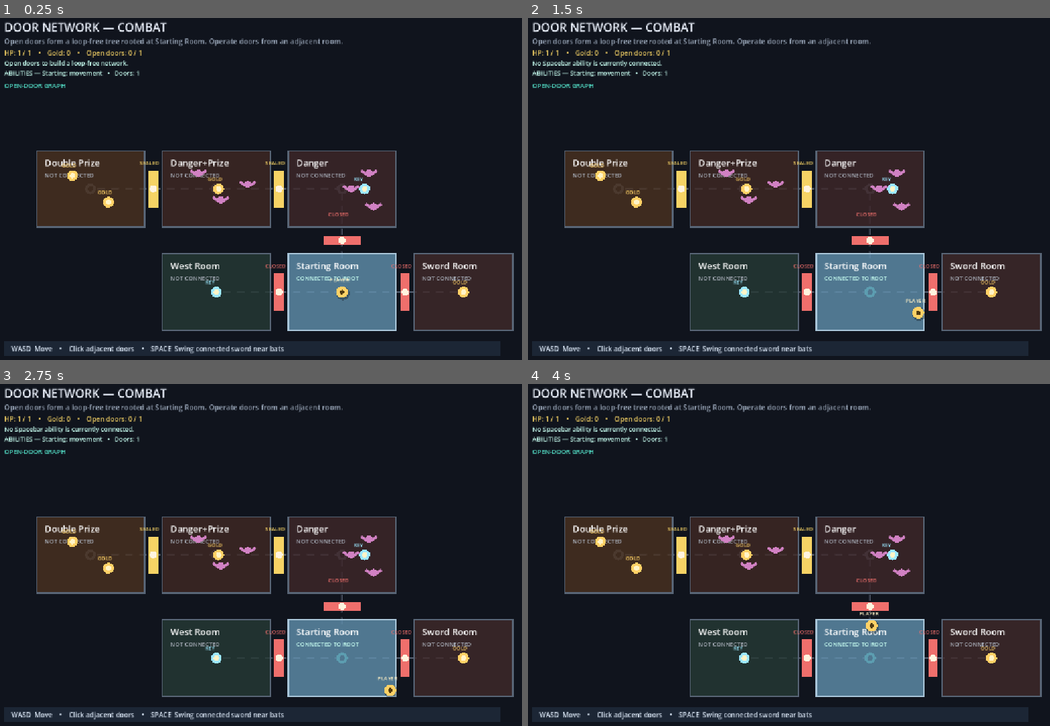
Above: before the commit, frames 1-4 (two rows, left to right).
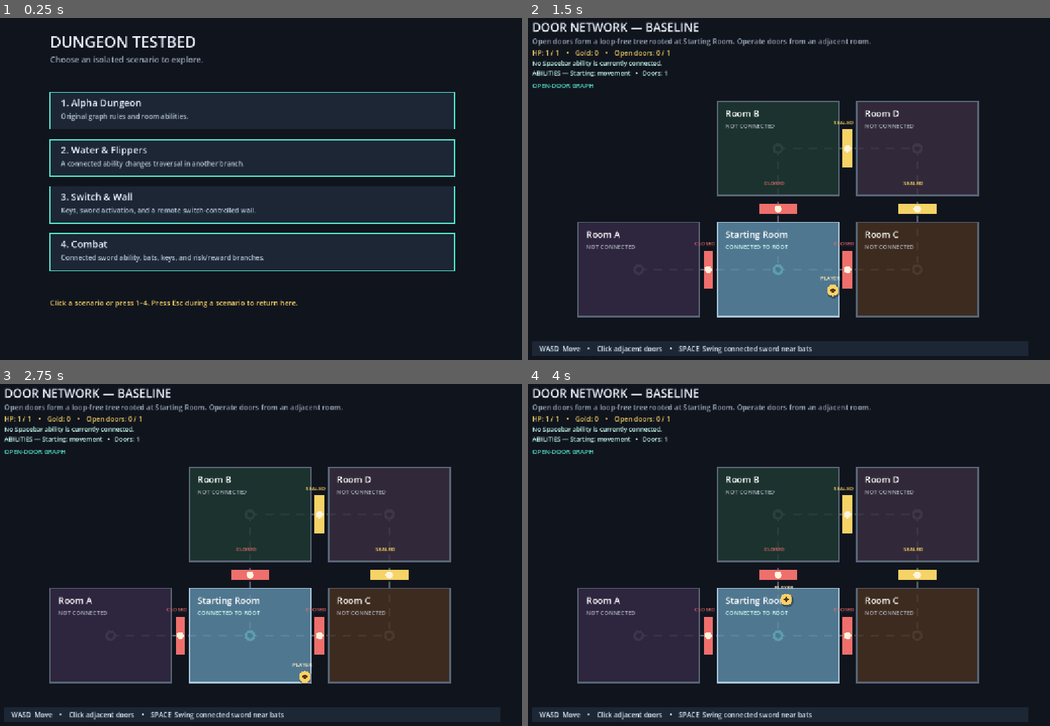
Above: after the commit, the same moments.

Repository: Gammapod/TreeMockup
Game: Godot game, scene res://Dungeon.tscn
Same seed, same stepped clock (60 frames per second), same inputs: the game is played once before the commit and once after it.
Inputs (mouse positions are in pixels of both pictures, inside the frame that each line leads up to):
- Up to frame 1 (0.25 s): no input
- Up to frame 2 (1.5 s): tap Enter at 0.5 s; move the mouse to (898, 168) at 0.52 s; hold D 0.53-1.28 s; tap 1 at 0.6 s; click (898, 168) at 0.67 s; tap Space at 0.77 s; tap 2 at 0.8, 1.35 s; move the mouse to (674, 206) at 1.27 s; hold S from 1.28 s (still down); click (674, 206) at 1.42 s
- Up to frame 3 (2.75 s): tap Space at 1.52, 2 s; tap 3 at 1.55, 2.1 s; move the mouse to (307, 472) at 2.02 s; release S at 2.03 s; hold D from 2.03 s (still down); click (307, 472) at 2.17 s; tap 4 at 2.3 s
- Up to frame 4 (4 s): tap Enter at 2.75 s; move the mouse to (752, 623) at 2.77 s; release D at 2.78 s; hold W 2.78-3.53 s; tap 4 at 2.85 s; click (752, 623) at 2.92 s; tap Space at 3.02, 3.77 s; tap 1 at 3.05, 3.6 s; move the mouse to (940, 606) at 3.52 s; hold A from 3.53 s (still down); click (940, 606) at 3.67 s; tap 2 at 3.8 s

The runs differ from the first frame. In frame 1, 34% of the frame differs, in the area x 0-99%, y 1-99%; in frame 2, 45%; in frame 3, 45%, in the area x 6-99%, y 1-92%; in frame 4, 45%.

Commit message:
scenario menu

Diff:
--- a/Dungeon.gd
+++ b/Dungeon.gd
@@ -4,24 +4,34 @@
 const PLAYER_SPEED: float = 230.0
 const DOOR_HALF_WIDTH: float = 42.0
 const SWORD_RANGE: float = 80.0
+const BASELINE_SCENARIO_SCRIPT: Script = preload("res://scenarios/baseline_scenario.gd")
+const WATER_FLIPPERS_SCENARIO_SCRIPT: Script = preload("res://scenarios/water_flippers_scenario.gd")
+const SWITCH_SCENARIO_SCRIPT: Script = preload("res://scenarios/switch_scenario.gd")
 const COMBAT_SCENARIO_SCRIPT: Script = preload("res://scenarios/combat_scenario.gd")
 const DUNGEON_MODEL_SCRIPT: Script = preload("res://scripts/dungeon_model.gd")
 
 var scenario
 var model
-var player_position: Vector2 = Vector2(800, 635)
+var player_position: Vector2 = Vector2.ZERO
 var font: Font
 var status_message: String = "Open doors to build a loop-free network."
 var flash_time: float = 0.0
 var sword_swing_time: float = 0.0
+var in_menu: bool = true
+var scenario_entries: Array = [
+	{"title": "Alpha Dungeon", "description": "Original graph rules and room abilities.", "script": BASELINE_SCENARIO_SCRIPT},
+	{"title": "Water & Flippers", "description": "A connected ability changes traversal in another branch.", "script": WATER_FLIPPERS_SCENARIO_SCRIPT},
+	{"title": "Switch & Wall", "description": "Keys, sword activation, and a remote switch-controlled wall.", "script": SWITCH_SCENARIO_SCRIPT},
+	{"title": "Combat", "description": "Connected sword ability, bats, keys, and risk/reward branches.", "script": COMBAT_SCENARIO_SCRIPT},
+]
 
 func _ready() -> void:
 	font = ThemeDB.fallback_font
-	scenario = COMBAT_SCENARIO_SCRIPT.new().create()
-	model = DUNGEON_MODEL_SCRIPT.new(scenario)
 	queue_redraw()
 
 func _process(delta: float) -> void:
+	if in_menu:
+		return
 	if model.update_enemies(delta, player_position):
 		status_message = "A bat hit you!"
 		queue_redraw()
@@ -40,6 +50,13 @@
 		queue_redraw()
 
 func _input(event: InputEvent) -> void:
+	if in_menu:
+		_handle_menu_input(event)
+		return
+	if event is InputEventKey and event.keycode == KEY_ESCAPE and event.pressed and not event.echo:
+		in_menu = true
+		queue_redraw()
+		return
 	if event is InputEventKey and event.keycode == KEY_SPACE and event.pressed and not event.echo:
 		if model.capabilities.has_action("sword"):
 			sword_swing_time = 0.18
@@ -57,6 +74,37 @@
 				status_message = _toggle_message(door.id, model.try_toggle_door(door.id))
 				queue_redraw()
 				return
+
+func _handle_menu_input(event: InputEvent) -> void:
+	if event is InputEventKey and event.pressed and not event.echo:
+		var index: int = -1
+		match event.keycode:
+			KEY_1: index = 0
+			KEY_2: index = 1
+			KEY_3: index = 2
+			KEY_4: index = 3
+		if index >= 0:
+			_load_scenario(index)
+			return
+	if event is InputEventMouseButton and event.button_index == MOUSE_BUTTON_LEFT and event.pressed:
+		for index: int in range(scenario_entries.size()):
+			if _menu_entry_rect(index).has_point(event.position):
+				_load_scenario(index)
+				return
+
+func _load_scenario(index: int) -> void:
+	var scenario_factory = scenario_entries[index].script.new()
+	scenario = scenario_factory.create()
+	model = DUNGEON_MODEL_SCRIPT.new(scenario)
+	player_position = scenario.rooms[model.player_room].bounds.get_center()
+	status_message = "Scenario loaded: %s" % scenario.name
+	flash_time = 0.0
+	sword_swing_time = 0.0
+	in_menu = false
+	queue_redraw()
+
+func _menu_entry_rect(index: int) -> Rect2:
+	return Rect2(150, 190 + index * 105, 900, 82)
 
 func _move_player(amount: Vector2) -> void:
 	for door in scenario.doors.values():
@@ -141,6 +189,9 @@
 
 func _draw() -> void:
 	draw_rect(Rect2(0, 0, 1200, 800), Color("10141d"))
+	if in_menu:
+		_draw_menu()
+		return
 	_draw_header()
 	_draw_open_door_graph()
 	for room in scenario.rooms.values():
@@ -155,6 +206,18 @@
 		_draw_enemy(enemy_definition)
 	_draw_player()
 	_draw_help()
+
+func _draw_menu() -> void:
+	draw_string(font, Vector2(150, 90), "DUNGEON TESTBED", HORIZONTAL_ALIGNMENT_LEFT, -1, 34, Color("eef4ff"))
+	draw_string(font, Vector2(150, 124), "Choose an isolated scenario to explore.", HORIZONTAL_ALIGNMENT_LEFT, -1, 18, Color("9ba8ba"))
+	for index: int in range(scenario_entries.size()):
+		var entry = scenario_entries[index]
+		var rect: Rect2 = _menu_entry_rect(index)
+		draw_rect(rect, Color("1c2635"), true)
+		draw_rect(rect, Color("55e6cd"), false, 2)
+		draw_string(font, rect.position + Vector2(24, 31), "%d. %s" % [index + 1, entry.title], HORIZONTAL_ALIGNMENT_LEFT, -1, 21, Color("eef4ff"))
+		draw_string(font, rect.position + Vector2(24, 59), entry.description, HORIZONTAL_ALIGNMENT_LEFT, -1, 15, Color("b7c7d8"))
+	draw_string(font, Vector2(150, 665), "Click a scenario or press 1–4. Press Esc during a scenario to return here.", HORIZONTAL_ALIGNMENT_LEFT, -1, 16, Color("f6d365"))
 
 func _draw_header() -> void:
 	draw_string(font, Vector2(48, 55), "DOOR NETWORK — %s" % scenario.name.to_upper(), HORIZONTAL_ALIGNMENT_LEFT, -1, 26, Color("eef4ff"))
